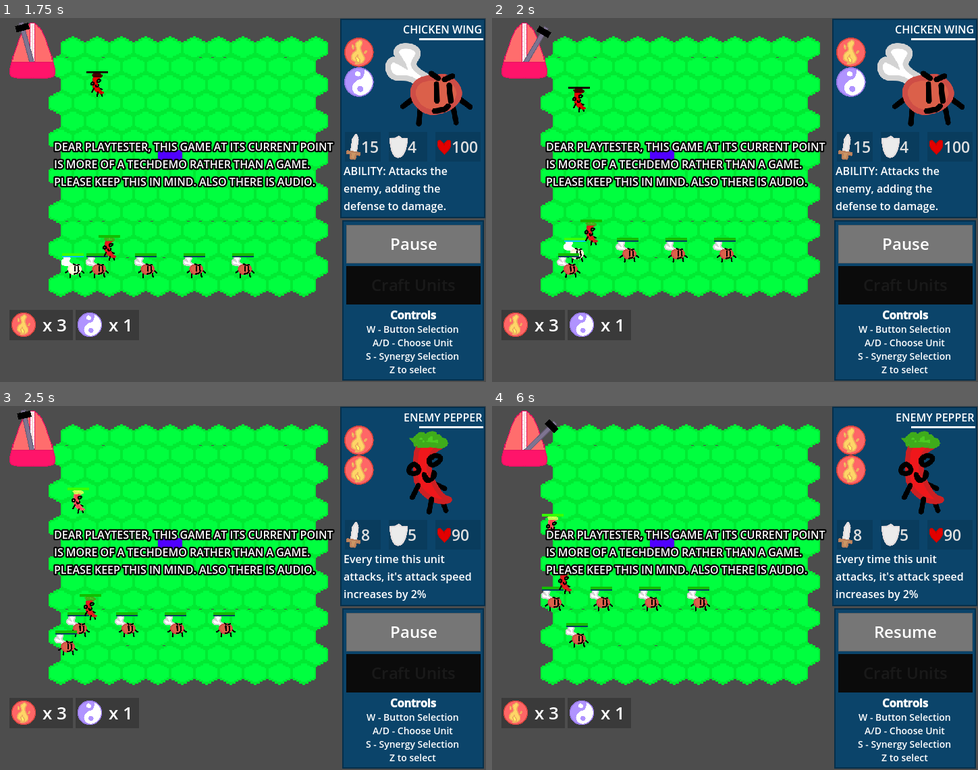
Above: before the commit, frames 1-4 (two rows, left to right).
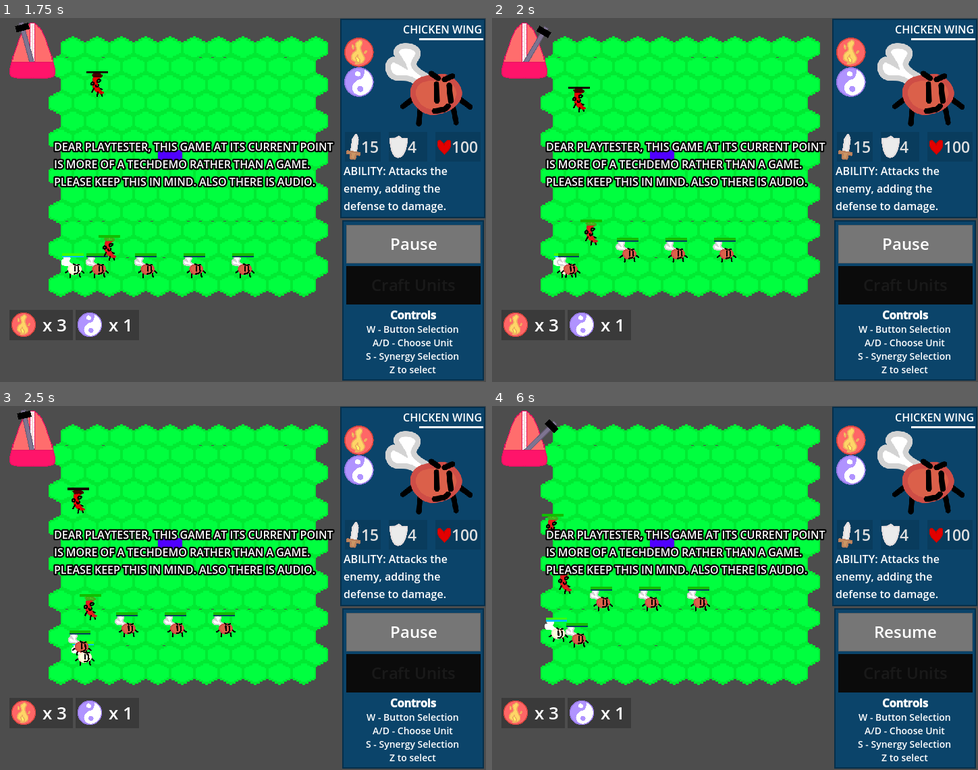
Above: after the commit, the same moments.

Repository: Kaplin86/engrams-of-chaos
Game: Godot game, scene res://main.tscn
Two runs of this game, one before a commit and one after it. Both use one fixed random seed, a clock stepped at 60 frames per second and the inputs below.
Inputs (mouse positions are in pixels of both pictures, inside the frame that each line leads up to):
- Up to frame 1 (1.75 s): tap Enter at 0.5 s; move the mouse to (349, 181) at 0.52 s; hold Right (ui_right) 0.53-1.28 s; tap Z (confirm) at 0.6, 1.35 s; click (349, 181) at 0.67 s; move the mouse to (145, 218) at 1.27 s; hold Down (ui_down) from 1.28 s (still down)
- Up to frame 2 (2 s): keep holding Down (ui_down)
- Up to frame 3 (2.5 s): move the mouse to (291, 507) at 2.02 s; release Down (ui_down) at 2.03 s; hold Right (ui_right) from 2.03 s (still down); tap X (deny) at 2.1 s; tap Z (confirm) at 2.3 s
- Up to frame 4 (6 s): move the mouse to (710, 660) at 2.77 s; release Right (ui_right) at 2.78 s; hold Up (ui_up) 2.78-3.53 s; tap Z (confirm) at 2.85, 3.5, 3.6, 4.25, 4.55, 5.1, 5.75, 5.85 s; click (710, 660) at 2.92 s; move the mouse to (880, 642) at 3.52 s; hold Left (ui_left) 3.53-5.03 s; move the mouse to (589, 533) at 4.27 s; tap X (deny) at 4.35 s; move the mouse to (759, 588) at 5.02 s; hold Down (ui_down) 5.03-5.78 s; click (759, 588) at 5.17 s; move the mouse to (662, 497) at 5.77 s; hold Right (ui_right) from 5.78 s (still down)

Frame 1 is identical in both runs. In frame 2, 0.2% of the frame differs, in the area x 12-20%, y 60-72%; in frame 3, 4.6%, in the area x 11-100%, y 2-72%; in frame 4, 4.4%.

Commit message:
21 hour
Maybe the most mechanically important hour ive worked on the game. I added unit moving, and unit crafting will actually give you its product (also checks if board is full!)

Diff:
--- a/cursor_handler.gd
+++ b/cursor_handler.gd
@@ -41,7 +41,32 @@
 			CurrentState = "StartPause"
 			buttonPoint = "start"
 			unitTarget.modulate = Color(1,1,1)
-
+		if Input.is_action_just_pressed("confirm") and unitTarget.team == 2:
+			CurrentState = "PickingUpUnit"
+			boardPosition = unitTarget.board_position
+
+	elif CurrentState == "PickingUpUnit":
+		boardPosition.x = clamp(boardPosition.x,2,12)
+		boardPosition.y = clamp(boardPosition.y,12,15)
+		print(boardPosition.y)
+		unitTarget.board_position = boardPosition
+		unitTarget.visualPosition = main.board.map_to_local(boardPosition)
+		if Input.is_action_just_pressed("ui_up"):
+			boardPosition -= Vector2i(0,1)
+		if Input.is_action_just_pressed("ui_left"):
+			boardPosition -= Vector2i(1,0)
+		if Input.is_action_just_pressed("ui_down"):
+			boardPosition -= Vector2i(0,-1)
+		if Input.is_action_just_pressed("ui_right"):
+			boardPosition -= Vector2i(-1,0)
+		if Input.is_action_just_pressed("confirm"):
+			var ValidSpace = true
+			for E in main.units:
+				if E.board_position == boardPosition and E != unitTarget:
+					ValidSpace = false
+					break
+			if ValidSpace:
+				CurrentState = "BoardUnit"
 
 	elif CurrentState == "SynergyView":
 		var synergyList = ui.synergyList
@@ -134,6 +159,10 @@
 				currentCrafting = []
 				CurrentState = "CraftingAnim"
 				ui.runCraftAnim()
+
+				if !main.isPlayerBoardFull():
+					main.spawnUnit(NewFusion,main.getFirstOpenPlayerBoardPosition(),2)
+
 				await ui.craftAnimDone
 				CurrentState = "Crafting"
 				ui.updateCraftingUi(currentCrafting)
--- a/gameManager.gd
+++ b/gameManager.gd
@@ -87,9 +87,28 @@
 
 	return newsynergyStore
 
-
-
-
+func isPlayerBoardFull(): ## Checks if the tiles between 2,12 and 12,14 are full
+	var PositionDictionary = {}
+	for E in units:
+		PositionDictionary[E.board_position] = E
+	for E in range(11):
+		if PositionDictionary.has(Vector2i(E+2,13)) and PositionDictionary.has(Vector2i(E+2,12)) and PositionDictionary.has(Vector2i(E+2,14)):
+			pass
+		else:
+			return false
+	return true
+
+func getFirstOpenPlayerBoardPosition(): ## Gives the first open tile between 2,12 and 12,14. Meant to be used after a isPlayerBoardFull check
+	var PositionDictionary = {}
+	for E in units:
+		PositionDictionary[E.board_position] = E
+	for E in range(11):
+		if !PositionDictionary.has(Vector2i(E+2,12)):
+			return Vector2i(E+2,12)
+		elif !PositionDictionary.has(Vector2i(E+2,13)):
+			return Vector2i(E+2,13)
+		elif !PositionDictionary.has(Vector2i(E+2,14)):
+			return Vector2i(E+2,14)
 func spawnUnit(unitType : String, pos : Vector2i, team : int = 1): ## Spawns a unit of a particular type at a specific board position
 	if board:
 		if !FileAccess.file_exists("res://units/" + unitType + "/" + unitType + ".tscn"):
--- a/project.godot
+++ b/project.godot
@@ -93,11 +93,13 @@
 confirm={
 "deadzone": 0.2,
 "events": [Object(InputEventKey,"resource_local_to_scene":false,"resource_name":"","device":-1,"window_id":0,"alt_press …(192 unchanged characters)…
+, Object(InputEventKey,"resource_local_to_scene":false,"resource_name":"","device":0,"window_id":0,"alt_pressed":false,"shift_pressed":false,"ctrl_pressed":false,"meta_pressed":false,"pressed":false,"keycode":90,"physical_keycode":0,"key_label":0,"unicode":0,"location":0,"echo":false,"script":null)
 ]
 }
 deny={
 "deadzone": 0.2,
 "events": [Object(InputEventKey,"resource_local_to_scene":false,"resource_name":"","device":-1,"window_id":0,"alt_press …(192 unchanged characters)…
+, Object(InputEventKey,"resource_local_to_scene":false,"resource_name":"","device":0,"window_id":0,"alt_pressed":false,"shift_pressed":false,"ctrl_pressed":false,"meta_pressed":false,"pressed":false,"keycode":88,"physical_keycode":0,"key_label":0,"unicode":0,"location":0,"echo":false,"script":null)
 ]
 }
 
--- a/ui.gd
+++ b/ui.gd
@@ -67,7 +67,7 @@
 	else:
 		for E in $SynergyHolder.get_children():
 			E.modulate = Color(1,1,1)
-			if E.name == synergyname:
+			if remove_numbers_from_string(E.name) == synergyname:
 				E.modulate = Color(3,3,3)
 		var NewObject : BaseSynergy = load("res://synergyScripts/"+synergyname+".gd").new()
 		var Description = NewObject.get_description($"../..".calculatesynergies(2)[synergyname])
@@ -84,7 +84,7 @@
 func highlightCrafting(synergyname : String):
 	for E in $CraftingUI/SynergyHolder.get_children():
 		E.modulate = Color(1,1,1)
-		if E.name == synergyname:
+		if remove_numbers_from_string(E.name) == synergyname:
 			E.modulate = Color(3,3,3)
 
 
@@ -232,3 +232,10 @@
 	$AnimationPlayer.speed_scale += 0.1
 
 signal craftAnimDone
+
+func remove_numbers_from_string(input_string: String) -> String:
+	var result_string = ""
+	for char in input_string:
+		if not char.is_valid_int():
+			result_string += char
+	return result_string
--- a/ui.tscn
+++ b/ui.tscn
@@ -22,6 +22,45 @@
 height = 128
 fill_from = Vector2(0.264957, 0.136752)
 fill_to = Vector2(0.863248, 0.34188)
+
+[sub_resource type="Animation" id="Animation_e2l4f"]
+length = 0.001
+tracks/0/type = "value"
+tracks/0/imported = false
+tracks/0/enabled = true
+tracks/0/path = NodePath("CraftingUI/LeftElement:position")
+tracks/0/interp = 1
+tracks/0/loop_wrap = true
+tracks/0/keys = {
+"times": PackedFloat32Array(0),
+"transitions": PackedFloat32Array(1),
+"update": 0,
+"values": [Vector2(145, 176)]
+}
+tracks/1/type = "value"
+tracks/1/imported = false
+tracks/1/enabled = true
+tracks/1/path = NodePath("CraftingUI/RightElement:position")
+tracks/1/interp = 1
+tracks/1/loop_wrap = true
+tracks/1/keys = {
+"times": PackedFloat32Array(0),
+"transitions": PackedFloat32Array(1),
+"update": 0,
+"values": [Vector2(611, 234)]
+}
+tracks/2/type = "value"
+tracks/2/imported = false
+tracks/2/enabled = true
+tracks/2/path = NodePath("CraftingUI/RightElement:texture")
+tracks/2/interp = 1
+tracks/2/loop_wrap = true
+tracks/2/keys = {
+"times": PackedFloat32Array(0),
+"transitions": PackedFloat32Array(1),
+"update": 1,
+"values": [ExtResource("3_27fn8")]
+}
 
 [sub_resource type="Animation" id="Animation_irxef"]
 resource_name = "craft"
@@ -87,45 +126,6 @@
 "values": [false, true, false]
 }
 
-[sub_resource type="Animation" id="Animation_e2l4f"]
-length = 0.001
-tracks/0/type = "value"
-tracks/0/imported = false
-tracks/0/enabled = true
-tracks/0/path = NodePath("CraftingUI/LeftElement:position")
-tracks/0/interp = 1
-tracks/0/loop_wrap = true
-tracks/0/keys = {
-"times": PackedFloat32Array(0),
-"transitions": PackedFloat32Array(1),
-"update": 0,
-"values": [Vector2(145, 176)]
-}
-tracks/1/type = "value"
-tracks/1/imported = false
-tracks/1/enabled = true
-tracks/1/path = NodePath("CraftingUI/RightElement:position")
-tracks/1/interp = 1
-tracks/1/loop_wrap = true
-tracks/1/keys = {
-"times": PackedFloat32Array(0),
-"transitions": PackedFloat32Array(1),
-"update": 0,
-"values": [Vector2(611, 234)]
-}
-tracks/2/type = "value"
-tracks/2/imported = false
-tracks/2/enabled = true
-tracks/2/path = NodePath("CraftingUI/RightElement:texture")
-tracks/2/interp = 1
-tracks/2/loop_wrap = true
-tracks/2/keys = {
-"times": PackedFloat32Array(0),
-"transitions": PackedFloat32Array(1),
-"update": 1,
-"values": [ExtResource("3_27fn8")]
-}
-
 [sub_resource type="AnimationLibrary" id="AnimationLibrary_n5rqp"]
 _data = {
 &"RESET": SubResource("Animation_e2l4f"),
